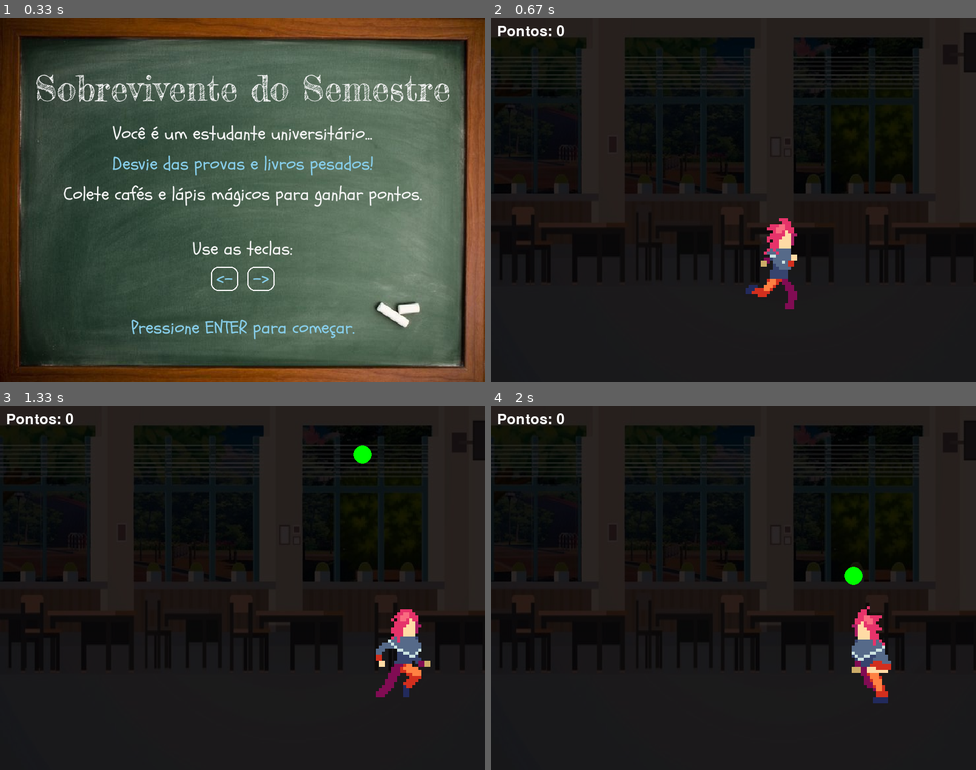
Above: before the commit, frames 1-4 (two rows, left to right).
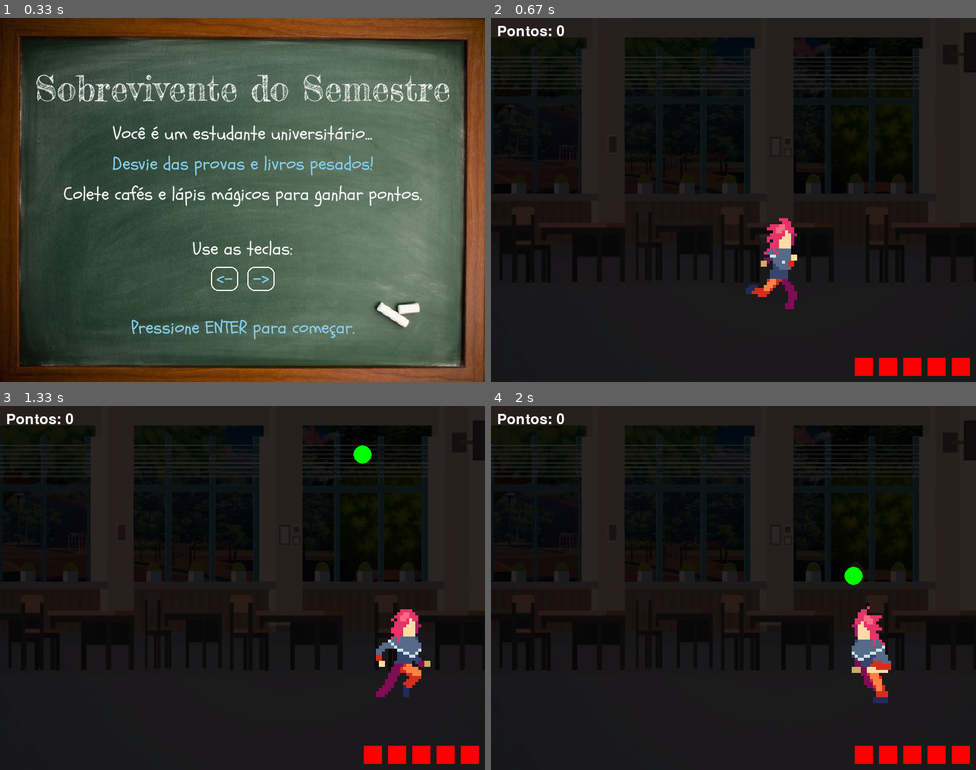
Above: after the commit, the same moments.

Repository: biaTrivillin/sobrevivente-do-semestre
Game: pygame game, started from main.py
The game is run twice, just before and just after one commit, with the same random seed, the same clock (stepped at 60 frames per second) and the same inputs.
Inputs:
- Up to frame 1 (0.33 s): no input
- Up to frame 2 (0.67 s): tap Enter at 0.33 s
- Up to frame 3 (1.33 s): hold Right 0.67-1.13 s; hold Right from 1.17 s (still down)
- Up to frame 4 (2 s): release Right at 1.63 s; hold Left from 1.67 s (still down)

Frame 1 is identical in both runs. In frame 2, 0.9% of the frame differs, in the area x 75-99%, y 93-99%; in frame 3, 0.9%; in frame 4, 0.9%.

Commit message:
adicionando vidas ao jogo

Diff:
--- a/tela_jogo.py
+++ b/tela_jogo.py
@@ -16,10 +16,7 @@
         self.y += self.velocidade
 
     def desenhar(self, tela):
-        if self.tipo == "verde":
-            cor = (0, 255, 0)
-        else:
-            cor = (255, 0, 0)
+        cor = (0, 255, 0) if self.tipo == "verde" else (255, 0, 0)
         pygame.draw.circle(tela, cor, (self.x, self.y), self.raio)
 
     def get_rect(self):
@@ -29,18 +26,22 @@
 def tela_jogo(tela):
     largura_tela, altura_tela = 800, 600
 
+    # Fundo
     fundo = pygame.image.load("assets/fundo_jogo.jpg").convert()
     fundo = pygame.transform.scale(fundo, (largura_tela, altura_tela))
 
+    # Máscara
     mascara = pygame.Surface((largura_tela, altura_tela))
     mascara.set_alpha(190)
     mascara.fill((0, 0, 0))
 
+    # Personagem
     personagem_image = pygame.image.load("assets/personagem_correndo.png")
     jogador = personagem.Personagem(personagem_image)
 
     clock = pygame.time.Clock()
 
+    # Animação personagem
     animacao_list_direita = []
     animacao_list_esquerda = []
     animacao_steps = 6
@@ -54,26 +55,26 @@
 
     frame = 0
     last_update = pygame.time.get_ticks()
-    animacao_colldown = 100
+    animacao_cooldown = 100
 
     rodando = True
-    andando = False
     olhando_esquerda = False
 
-    x_pos = 400
-    y_pos = 250
+    x_pos, y_pos = 400, 250
     velocidade = 5
-
     largura_sprite = animacao_list_direita[0].get_width()
     altura_sprite = animacao_list_direita[0].get_height()
 
-    # Lista de itens
+    # Itens
     itens = []
     item_timer = 0
     spawn_cooldown = 1000  # ms
 
-    # Pontuação
+    # Pontuação e vidas
     pontos = 0
+    vidas = 5
+    quadrado_tamanho = 30
+    espaco = 10
     fonte = pygame.font.SysFont(None, 36)
 
     while rodando:
@@ -89,61 +90,60 @@
             x_pos += velocidade
             andando = True
             olhando_esquerda = False
-
         elif teclas[pygame.K_LEFT]:
             x_pos -= velocidade
             andando = True
             olhando_esquerda = True
 
-        if x_pos < 0:
-            x_pos = 0
-        if x_pos > largura_tela - largura_sprite:
-            x_pos = largura_tela - largura_sprite
+        # Limites da tela
+        x_pos = max(0, min(x_pos, largura_tela - largura_sprite))
 
+        # Atualiza frame da animação
         if andando:
             current_time = pygame.time.get_ticks()
-            if current_time - last_update >= animacao_colldown:
+            if current_time - last_update >= animacao_cooldown:
                 frame = (frame + 1) % animacao_steps
                 last_update = current_time
         else:
             frame = 0
 
-        # --- Spawn de itens ---
+        # Spawn de itens
         current_time = pygame.time.get_ticks()
         if current_time - item_timer >= spawn_cooldown:
             itens.append(Item(largura_tela))
             item_timer = current_time
 
-        # Atualiza itens
+        # Atualiza itens e colisões
+        rect_jogador = pygame.Rect(
+            x_pos,
+            y_pos + altura_sprite // 2,
+            largura_sprite,
+            altura_sprite // 2
+        )
+
         for item in itens[:]:
             item.update()
             if item.y > altura_tela:
                 itens.remove(item)
+                continue
 
-        # --- Colisão ---
-        rect_jogador = pygame.Rect(
-            x_pos,
-            y_pos + altura_sprite // 2,   # começa no meio do personagem
-            largura_sprite,
-            altura_sprite // 2            # só metade inferior
-        )
-        for item in itens[:]:
             if rect_jogador.colliderect(item.get_rect()):
                 if item.tipo == "verde":
                     pontos += 1
                 else:
-                    pontos -= 1
+                    vidas -= 1  # perde um quadrado
                 itens.remove(item)
+
+        # Verifica fim de jogo
+        if vidas <= 0:
+            print("Fim de jogo!")
+            rodando = False
 
         # Render
         tela.blit(fundo, (0, 0))
         tela.blit(mascara, (0, 0))
 
-        if olhando_esquerda:
-            imagem = animacao_list_esquerda[frame]
-        else:
-            imagem = animacao_list_direita[frame]
-
+        imagem = animacao_list_esquerda[frame] if olhando_esquerda else animacao_list_direita[frame]
         tela.blit(imagem, (x_pos, y_pos))
 
         for item in itens:
@@ -153,5 +153,11 @@
         texto = fonte.render(f"Pontos: {pontos}", True, (255, 255, 255))
         tela.blit(texto, (10, 10))
 
+        # Quadrados (vidas) no canto inferior direito
+        for i in range(vidas):
+            x_q = largura_tela - (quadrado_tamanho + espaco) * (i + 1)
+            y_q = altura_tela - quadrado_tamanho - espaco
+            pygame.draw.rect(tela, (255, 0, 0), (x_q, y_q, quadrado_tamanho, quadrado_tamanho))
+
         pygame.display.flip()
         clock.tick(60)
